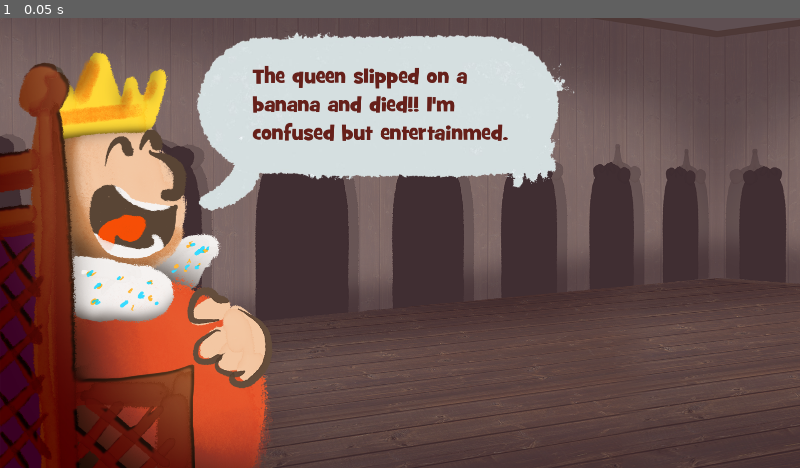
Above: before the commit, frame 1.
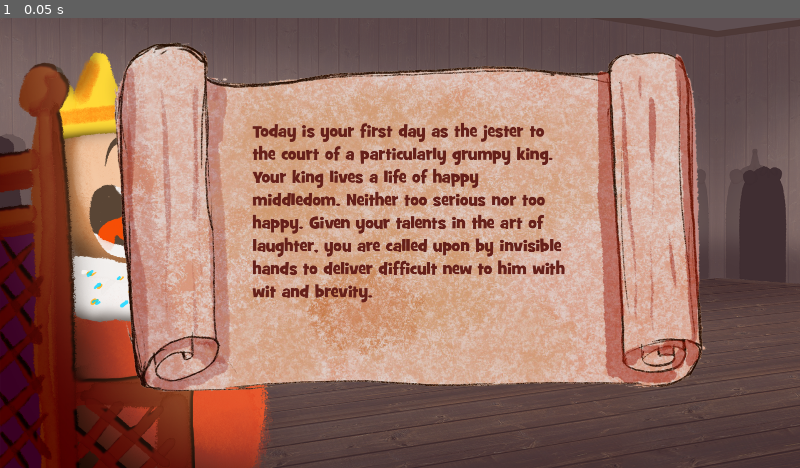
Above: after the commit, the same moment.

Repository: P-Wallis/GGJ-2024
Game: Godot game, scene res://Scenes/level.tscn
The game is run twice, just before and just after one commit, with the same random seed, the same clock (stepped at 60 frames per second) and the same inputs. The engine's default icon, where the game draws it, is replaced by a stand-in: a white triangle on a blue panel in a dark square.
Inputs:
- Up to frame 1 (0.05 s): no input

The runs differ from the first frame. In frame 1, 53% of the frame differs, in the area x 14-89%, y 3-84%.

Commit message:
- General prompt UI

Diff:
--- a/Scenes/level.tscn
+++ b/Scenes/level.tscn
@@ -1,9 +1,16 @@
-[gd_scene load_steps=5 format=3 uid="uid://bpkpph3ln7886"]
+[gd_scene load_steps=8 format=3 uid="uid://bpkpph3ln7886"]
 
 [ext_resource type="Texture2D" uid="uid://j6mtetcsh4ch" path="res://Assets/Sprites/BGbackground.png" id="1_tdkdg"]
 [ext_resource type="Texture2D" uid="uid://cwcxc727le3ra" path="res://Assets/Sprites/King_PH.png" id="2_737ks"]
 [ext_resource type="PackedScene" uid="uid://5v7wo4v4rb7y" path="res://Scenes/cards_and_slots_ui.tscn" id="4_8dvat"]
 [ext_resource type="PackedScene" uid="uid://dacmw7hurlboe" path="res://Scenes/UIScenes/speech_bubble.tscn" id="4_cfqqb"]
+[ext_resource type="Texture2D" uid="uid://lkg3bdsahs4n" path="res://Assets/Sprites/Cards UI/Hue_Saturation 2.png" id="5_jvofl"]
+[ext_resource type="FontFile" uid="uid://dd7gumdjab30j" path="res://Assets/Fonts/GRILLEDCHEESE_BTN.TTF" id="6_mcfwn"]
+
+[sub_resource type="LabelSettings" id="LabelSettings_fpd4x"]
+font = ExtResource("6_mcfwn")
+font_size = 40
+font_color = Color(0.4, 0.12549, 0.101961, 1)
 
 [node name="Level" type="Node2D"]
 
@@ -25,3 +32,36 @@
 transform = Transform2D(1, 0, 0, 1, 482.15, 46.94)
 
 [node name="SpeechBubble" parent="." instance=ExtResource("4_cfqqb")]
+visible = false
+
+[node name="Control" type="Control" parent="."]
+layout_mode = 3
+anchors_preset = 0
+offset_right = 40.0
+offset_bottom = 40.0
+
+[node name="TextureRect" type="TextureRect" parent="Control"]
+layout_mode = 0
+offset_left = 272.0
+offset_top = 37.0
+offset_right = 1695.0
+offset_bottom = 898.0
+texture = ExtResource("5_jvofl")
+
+[node name="Speech" type="Label" parent="Control/TextureRect"]
+layout_mode = 1
+anchors_preset = 8
+anchor_left = 0.5
+anchor_top = 0.5
+anchor_right = 0.5
+anchor_bottom = 0.5
+offset_left = -377.5
+offset_top = -218.5
+offset_right = 393.5
+offset_bottom = 218.5
+grow_horizontal = 2
+grow_vertical = 2
+text = "Today is your first day as the jester to the court of a particularly grumpy king. Your king lives a life of happy middledom. Neither too serious nor too happy. Given your talents in the art of laughter, you are called upon by invisible hands to deliver difficult new to him with wit and brevity."
+label_settings = SubResource("LabelSettings_fpd4x")
+vertical_alignment = 1
+autowrap_mode = 3
--- /dev/null
+++ b/prompt_popup.tscn
@@ -0,0 +1,60 @@
+[gd_scene load_steps=4 format=3 uid="uid://c6i453fgy83af"]
+
+[ext_resource type="Texture2D" uid="uid://lkg3bdsahs4n" path="res://Assets/Sprites/Cards UI/Hue_Saturation 2.png" id="1_igdts"]
+[ext_resource type="FontFile" uid="uid://dd7gumdjab30j" path="res://Assets/Fonts/GRILLEDCHEESE_BTN.TTF" id="2_4txv5"]
+
+[sub_resource type="LabelSettings" id="LabelSettings_fpd4x"]
+font = ExtResource("2_4txv5")
+font_size = 40
+font_color = Color(0.4, 0.12549, 0.101961, 1)
+
+[node name="PromptPopup" type="Control"]
+layout_mode = 3
+anchors_preset = 15
+anchor_right = 1.0
+anchor_bottom = 1.0
+grow_horizontal = 2
+grow_vertical = 2
+
+[node name="TextureRect" type="TextureRect" parent="."]
+layout_mode = 0
+offset_left = 272.0
+offset_top = 37.0
+offset_right = 1695.0
+offset_bottom = 898.0
+texture = ExtResource("1_igdts")
+
+[node name="Speech" type="Label" parent="TextureRect"]
+layout_mode = 1
+anchors_preset = 8
+anchor_left = 0.5
+anchor_top = 0.5
+anchor_right = 0.5
+anchor_bottom = 0.5
+offset_left = -377.5
+offset_top = -218.5
+offset_right = 393.5
+offset_bottom = 218.5
+grow_horizontal = 2
+grow_vertical = 2
+text = "Today is your first day as the jester to the court of a particularly grumpy king. Your king lives a life of happy middledom. Neither too serious nor too happy. Given your talents in the art of laughter, you are called upon by invisible hands to deliver difficult new to him with wit and brevity."
+label_settings = SubResource("LabelSettings_fpd4x")
+vertical_alignment = 1
+autowrap_mode = 3
+
+[node name="Button" type="Button" parent="TextureRect"]
+layout_mode = 1
+anchors_preset = 7
+anchor_left = 0.5
+anchor_top = 1.0
+anchor_right = 0.5
+anchor_bottom = 1.0
+offset_left = -102.5
+offset_top = 25.0
+offset_right = 101.5
+offset_bottom = 109.0
+grow_horizontal = 2
+grow_vertical = 0
+theme_override_fonts/font = ExtResource("2_4txv5")
+theme_override_font_sizes/font_size = 50
+text = "Begin"
